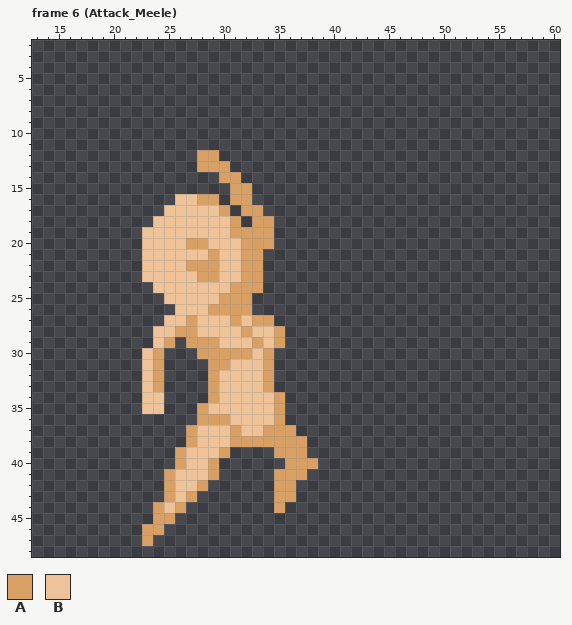
One commit to this pixel-art file: RawResource/projectRoom/base_female.aseprite. The picture above is the old version.
64x64 pixels, 10 frames. Pixels under 10% opacity are left out. Shown: frame 6 (Attack_Meele): x 13..60, y 2..48. The commit also changed other frames, which this record leaves out.
Visible layers, top first: "BaseGroup/base_nude", "sketch" opacity 9%.
Palette (. is transparent): A #d9a066  B #eec39a
Pixels before, frame 6 (Attack_Meele), first column x 23:
12 .....AA.........
13 .....AAA........
14 .......AA.......
15 ........AA......
16 ...BBAA.AA......
17 ..BBBBBA.AA.....
18 .BBBBBBBA.AA....
19 BBBBBBBBAAAA....
20 BBBBAABBBAAA....
21 BBBBBBABBAA.....
22 BBBBAAABBAA.....
23 BBBBBAABBAA.....
24 .BBBBBBBAAA.....
25 ..BBBBBAAA......
26 ...BBBAAAA......
27 ..BBABBBABAA....
28 .BBAABBBBABBA...
29 .BA.AAABBBABA...
30 BA...AAAAABA....
31 BA....AABBBA....
32 BA....ABBBBA....
33 BA....ABBBBA....
34 BB....ABBBBBA...
35 BB...ABBBBBBA...
36 .....AAABBBBA...
37 ....ABBBABBAAA..
38 ....ABBBAAAAAAA.
39 ...ABBBA....AAA.
40 ...ABBA......AAA
41 ..ABBBA.....AAA.
42 ..ABBA......AA..
43 ..ABA.......AA..
44 .ABA........A...
45 .AA.............
46 AA..............
47 A...............
Now the later version:
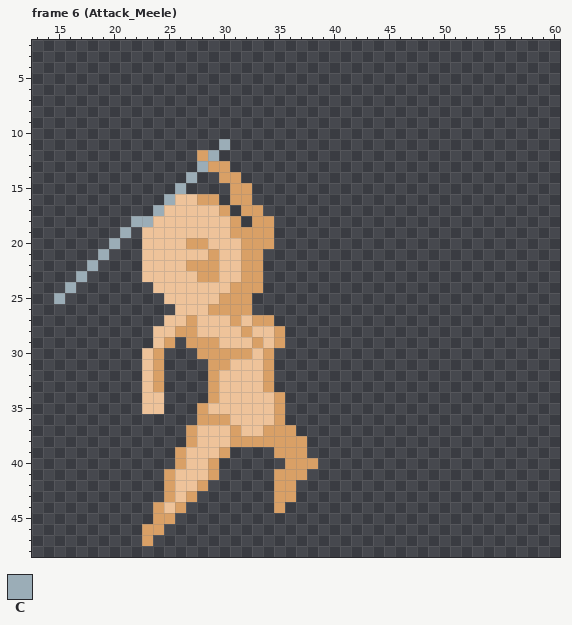
Colours new in this view: C #9badb7
What changed:
{"change": "layer \"sketch\" now hidden"}
{"where": "frame 6 (Attack_Meele), layer \"BaseGroup/base_melee\""}
{"frame":6,"y":11,"x":30,"old":".","new":"C"}
{"frame":6,"y":12,"x":29,"old":"A","new":"C"}
{"frame":6,"y":13,"x":28,"old":"A","new":"C"}
{"frame":6,"y":14,"x":27,"old":".","new":"C"}
{"frame":6,"y":15,"x":26,"old":".","new":"C"}
{"frame":6,"y":16,"x":25,"old":".","new":"C"}
{"frame":6,"y":17,"x":24,"old":".","new":"C"}
{"frame":6,"y":18,"x":22,"old":"..","new":"CC"}
{"frame":6,"y":19,"x":21,"old":".","new":"C"}
{"frame":6,"y":20,"x":20,"old":".","new":"C"}
{"frame":6,"y":21,"x":19,"old":".","new":"C"}
{"frame":6,"y":22,"x":18,"old":".","new":"C"}
{"frame":6,"y":23,"x":17,"old":".","new":"C"}
{"frame":6,"y":24,"x":16,"old":".","new":"C"}
{"frame":6,"y":25,"x":15,"old":".","new":"C"}
{"label":"changed","picture_box":[54,139,230,304]}
